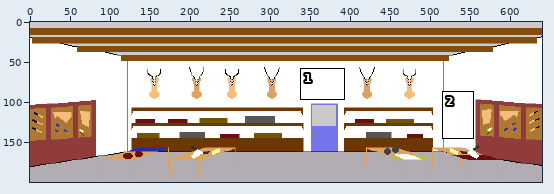
Two versions of one pixel-art file, Art/Aesprite Files/Rooms/Taxidermy WIP.ase. The first picture is a wide view before the edit; the outline marks the close-up.
Close-up. The starting point:
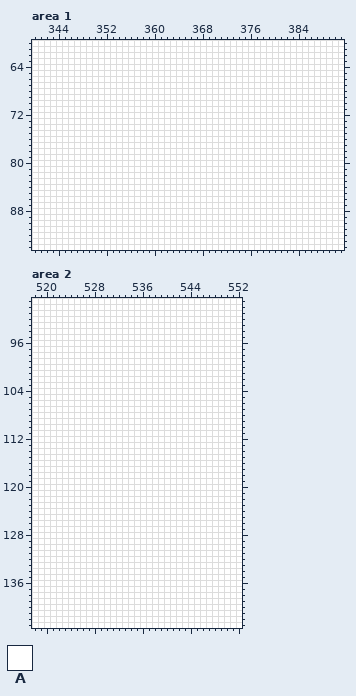
640x200 pixels, 1 frame. Colours within 5 levels of each other are drawn and written as one. Shown: area 1: x 340..391, y 60..94; area 2: x 518..552, y 89..143. The commit also changed other parts of the picture, which this record leaves out.
Visible layers, top first: "Bits and bobs", "Tables", "Office Door", "Shelves", "Ceiling", "Walls", "Floor", "Perspective Lines", "Background".
Palette (. is transparent): A #ffffff
Pixels before, area 1, first column x 340:
60 AAAAAAAAAAAAAAAAAAAAAAAAAAAAAAAAAAAAAAAAAAAAAAAAAAAA
61 AAAAAAAAAAAAAAAAAAAAAAAAAAAAAAAAAAAAAAAAAAAAAAAAAAAA
62 AAAAAAAAAAAAAAAAAAAAAAAAAAAAAAAAAAAAAAAAAAAAAAAAAAAA
63 AAAAAAAAAAAAAAAAAAAAAAAAAAAAAAAAAAAAAAAAAAAAAAAAAAAA
64 AAAAAAAAAAAAAAAAAAAAAAAAAAAAAAAAAAAAAAAAAAAAAAAAAAAA
65 AAAAAAAAAAAAAAAAAAAAAAAAAAAAAAAAAAAAAAAAAAAAAAAAAAAA
66 AAAAAAAAAAAAAAAAAAAAAAAAAAAAAAAAAAAAAAAAAAAAAAAAAAAA
67 AAAAAAAAAAAAAAAAAAAAAAAAAAAAAAAAAAAAAAAAAAAAAAAAAAAA
68 AAAAAAAAAAAAAAAAAAAAAAAAAAAAAAAAAAAAAAAAAAAAAAAAAAAA
69 AAAAAAAAAAAAAAAAAAAAAAAAAAAAAAAAAAAAAAAAAAAAAAAAAAAA
70 AAAAAAAAAAAAAAAAAAAAAAAAAAAAAAAAAAAAAAAAAAAAAAAAAAAA
71 AAAAAAAAAAAAAAAAAAAAAAAAAAAAAAAAAAAAAAAAAAAAAAAAAAAA
72 AAAAAAAAAAAAAAAAAAAAAAAAAAAAAAAAAAAAAAAAAAAAAAAAAAAA
73 AAAAAAAAAAAAAAAAAAAAAAAAAAAAAAAAAAAAAAAAAAAAAAAAAAAA
74 AAAAAAAAAAAAAAAAAAAAAAAAAAAAAAAAAAAAAAAAAAAAAAAAAAAA
75 AAAAAAAAAAAAAAAAAAAAAAAAAAAAAAAAAAAAAAAAAAAAAAAAAAAA
76 AAAAAAAAAAAAAAAAAAAAAAAAAAAAAAAAAAAAAAAAAAAAAAAAAAAA
77 AAAAAAAAAAAAAAAAAAAAAAAAAAAAAAAAAAAAAAAAAAAAAAAAAAAA
78 AAAAAAAAAAAAAAAAAAAAAAAAAAAAAAAAAAAAAAAAAAAAAAAAAAAA
79 AAAAAAAAAAAAAAAAAAAAAAAAAAAAAAAAAAAAAAAAAAAAAAAAAAAA
80 AAAAAAAAAAAAAAAAAAAAAAAAAAAAAAAAAAAAAAAAAAAAAAAAAAAA
81 AAAAAAAAAAAAAAAAAAAAAAAAAAAAAAAAAAAAAAAAAAAAAAAAAAAA
82 AAAAAAAAAAAAAAAAAAAAAAAAAAAAAAAAAAAAAAAAAAAAAAAAAAAA
83 AAAAAAAAAAAAAAAAAAAAAAAAAAAAAAAAAAAAAAAAAAAAAAAAAAAA
84 AAAAAAAAAAAAAAAAAAAAAAAAAAAAAAAAAAAAAAAAAAAAAAAAAAAA
85 AAAAAAAAAAAAAAAAAAAAAAAAAAAAAAAAAAAAAAAAAAAAAAAAAAAA
86 AAAAAAAAAAAAAAAAAAAAAAAAAAAAAAAAAAAAAAAAAAAAAAAAAAAA
87 AAAAAAAAAAAAAAAAAAAAAAAAAAAAAAAAAAAAAAAAAAAAAAAAAAAA
88 AAAAAAAAAAAAAAAAAAAAAAAAAAAAAAAAAAAAAAAAAAAAAAAAAAAA
89 AAAAAAAAAAAAAAAAAAAAAAAAAAAAAAAAAAAAAAAAAAAAAAAAAAAA
90 AAAAAAAAAAAAAAAAAAAAAAAAAAAAAAAAAAAAAAAAAAAAAAAAAAAA
91 AAAAAAAAAAAAAAAAAAAAAAAAAAAAAAAAAAAAAAAAAAAAAAAAAAAA
92 AAAAAAAAAAAAAAAAAAAAAAAAAAAAAAAAAAAAAAAAAAAAAAAAAAAA
93 AAAAAAAAAAAAAAAAAAAAAAAAAAAAAAAAAAAAAAAAAAAAAAAAAAAA
94 AAAAAAAAAAAAAAAAAAAAAAAAAAAAAAAAAAAAAAAAAAAAAAAAAAAA
Pixels before, area 2, first column x 518:
 89 AAAAAAAAAAAAAAAAAAAAAAAAAAAAAAAAAAA
 90 AAAAAAAAAAAAAAAAAAAAAAAAAAAAAAAAAAA
 91 AAAAAAAAAAAAAAAAAAAAAAAAAAAAAAAAAAA
 92 AAAAAAAAAAAAAAAAAAAAAAAAAAAAAAAAAAA
 93 AAAAAAAAAAAAAAAAAAAAAAAAAAAAAAAAAAA
 94 AAAAAAAAAAAAAAAAAAAAAAAAAAAAAAAAAAA
 95 AAAAAAAAAAAAAAAAAAAAAAAAAAAAAAAAAAA
 96 AAAAAAAAAAAAAAAAAAAAAAAAAAAAAAAAAAA
 97 AAAAAAAAAAAAAAAAAAAAAAAAAAAAAAAAAAA
 98 AAAAAAAAAAAAAAAAAAAAAAAAAAAAAAAAAAA
 99 AAAAAAAAAAAAAAAAAAAAAAAAAAAAAAAAAAA
100 AAAAAAAAAAAAAAAAAAAAAAAAAAAAAAAAAAA
101 AAAAAAAAAAAAAAAAAAAAAAAAAAAAAAAAAAA
102 AAAAAAAAAAAAAAAAAAAAAAAAAAAAAAAAAAA
103 AAAAAAAAAAAAAAAAAAAAAAAAAAAAAAAAAAA
104 AAAAAAAAAAAAAAAAAAAAAAAAAAAAAAAAAAA
105 AAAAAAAAAAAAAAAAAAAAAAAAAAAAAAAAAAA
106 AAAAAAAAAAAAAAAAAAAAAAAAAAAAAAAAAAA
107 AAAAAAAAAAAAAAAAAAAAAAAAAAAAAAAAAAA
108 AAAAAAAAAAAAAAAAAAAAAAAAAAAAAAAAAAA
109 AAAAAAAAAAAAAAAAAAAAAAAAAAAAAAAAAAA
110 AAAAAAAAAAAAAAAAAAAAAAAAAAAAAAAAAAA
111 AAAAAAAAAAAAAAAAAAAAAAAAAAAAAAAAAAA
112 AAAAAAAAAAAAAAAAAAAAAAAAAAAAAAAAAAA
113 AAAAAAAAAAAAAAAAAAAAAAAAAAAAAAAAAAA
114 AAAAAAAAAAAAAAAAAAAAAAAAAAAAAAAAAAA
115 AAAAAAAAAAAAAAAAAAAAAAAAAAAAAAAAAAA
116 AAAAAAAAAAAAAAAAAAAAAAAAAAAAAAAAAAA
117 AAAAAAAAAAAAAAAAAAAAAAAAAAAAAAAAAAA
118 AAAAAAAAAAAAAAAAAAAAAAAAAAAAAAAAAAA
119 AAAAAAAAAAAAAAAAAAAAAAAAAAAAAAAAAAA
120 AAAAAAAAAAAAAAAAAAAAAAAAAAAAAAAAAAA
121 AAAAAAAAAAAAAAAAAAAAAAAAAAAAAAAAAAA
122 AAAAAAAAAAAAAAAAAAAAAAAAAAAAAAAAAAA
123 AAAAAAAAAAAAAAAAAAAAAAAAAAAAAAAAAAA
124 AAAAAAAAAAAAAAAAAAAAAAAAAAAAAAAAAAA
125 AAAAAAAAAAAAAAAAAAAAAAAAAAAAAAAAAAA
126 AAAAAAAAAAAAAAAAAAAAAAAAAAAAAAAAAAA
127 AAAAAAAAAAAAAAAAAAAAAAAAAAAAAAAAAAA
128 AAAAAAAAAAAAAAAAAAAAAAAAAAAAAAAAAAA
129 AAAAAAAAAAAAAAAAAAAAAAAAAAAAAAAAAAA
130 AAAAAAAAAAAAAAAAAAAAAAAAAAAAAAAAAAA
131 AAAAAAAAAAAAAAAAAAAAAAAAAAAAAAAAAAA
132 AAAAAAAAAAAAAAAAAAAAAAAAAAAAAAAAAAA
133 AAAAAAAAAAAAAAAAAAAAAAAAAAAAAAAAAAA
134 AAAAAAAAAAAAAAAAAAAAAAAAAAAAAAAAAAA
135 AAAAAAAAAAAAAAAAAAAAAAAAAAAAAAAAAAA
136 AAAAAAAAAAAAAAAAAAAAAAAAAAAAAAAAAAA
137 AAAAAAAAAAAAAAAAAAAAAAAAAAAAAAAAAAA
138 AAAAAAAAAAAAAAAAAAAAAAAAAAAAAAAAAAA
139 AAAAAAAAAAAAAAAAAAAAAAAAAAAAAAAAAAA
140 AAAAAAAAAAAAAAAAAAAAAAAAAAAAAAAAAAA
141 AAAAAAAAAAAAAAAAAAAAAAAAAAAAAAAAAAA
142 AAAAAAAAAAAAAAAAAAAAAAAAAAAAAAAAAAA
143 AAAAAAAAAAAAAAAAAAAAAAAAAAAAAAAAAAA
Once edited:
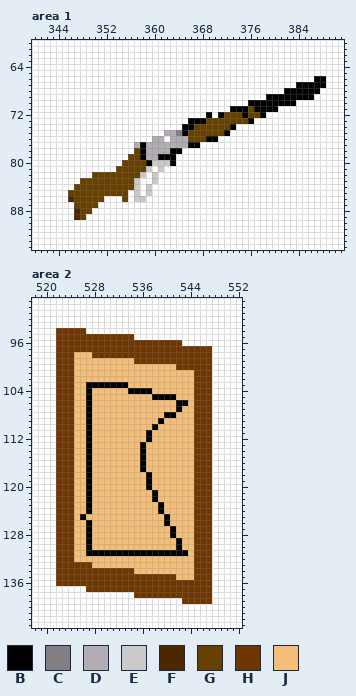
Colours new in this view: B #000000  C #847e85  D #b2acb3  E #cacaca  F #4b2800  G #654000  H #6e3600  J #f3be79
Commit: Added some more bits and bobs to fill the walls
Edits made:
Changed rows in their new state; - is an unchanged pixel.
Area 1, layer "Bits and bobs":
first column x 346:
66 -----------------------------------------BB
67 --------------------------------------BBBBB
68 ------------------------------------BBBBBB-
69 ---------------------------------BBBBBBBB--
70 ------------------------------BBBBBBBB-----
71 ---------------------------BBBGBBBB--------
72 -----------------------B-BGGGBGGB----------
73 --------------------BBBGGGGGGGB------------
74 -------------------BBGGGGGGB---------------
75 ----------------DDCBGGGGGGB----------------
76 --------------DD-DDDGGGBB------------------
77 -----------DBDDDDDDDBB---------------------
78 -----------GBDDDDBB------------------------
79 ----------GGBDDBBB-------------------------
80 ---------GGGGBEEEB-------------------------
81 --------GGGGGE-E---------------------------
82 ----GGGGGGGGE-E----------------------------
83 --GGGGGGGGGE--E----------------------------
84 -GGGGGGGGGGE-E-----------------------------
85 GGGGGGGGGG-E-E-----------------------------
86 FGGGGG---G-EE------------------------------
87 -GGGG--------------------------------------
88 -FGG---------------------------------------
89 -FG----------------------------------------
Area 2, layer "Bits and bobs":
first column x 522:
 94 HHHHH---------------------
 95 HHHHHHHHHHHHH-------------
 96 HHHHHHHHHHHHHHHHHHHHH-----
 97 HHHHHHHHHHHHHHHHHHHHHHHHHH
 98 HHHJJJHHHHHHHHHHHHHHHHHHHH
 99 HHHJJJJJJJJJJHHHHHHHHHHHHH
100 HHHJJJJJJJJJJJJJJJJJHHHHHH
101 HHHJJJJJJJJJJJJJJJJJJJJHHH
102 HHHJJJJJJJJJJJJJJJJJJJJHHH
103 HHHJJBBBBBBBJJJJJJJJJJJHHH
104 HHHJJBJJJJJJBBBBJJJJJJJHHH
105 HHHJJBJJJJJJJJJJBBBBJJJHHH
106 HHHJJBJJJJJJJJJJJJJJBBJHHH
107 HHHJJBJJJJJJJJJJJJJJBJJHHH
108 HHHJJBJJJJJJJJJJJJBBJJJHHH
109 HHHJJBJJJJJJJJJJJBJJJJJHHH
110 HHHJJBJJJJJJJJJJBJJJJJJHHH
111 HHHJJBJJJJJJJJJBJJJJJJJHHH
112 HHHJJBJJJJJJJJJBJJJJJJJHHH
113 HHHJJBJJJJJJJJBJJJJJJJJHHH
114 HHHJJBJJJJJJJJBJJJJJJJJHHH
115 HHHJJBJJJJJJJJBJJJJJJJJHHH
116 HHHJJBJJJJJJJJBJJJJJJJJHHH
117 HHHJJBJJJJJJJJBJJJJJJJJHHH
118 HHHJJBJJJJJJJJJBJJJJJJJHHH
119 HHHJJBJJJJJJJJJBJJJJJJJHHH
120 HHHJJBJJJJJJJJJBJJJJJJJHHH
121 HHHJJBJJJJJJJJJJBJJJJJJHHH
122 HHHJJBJJJJJJJJJJBJJJJJJHHH
123 HHHJJBJJJJJJJJJJJBJJJJJHHH
124 HHHJJBJJJJJJJJJJJBJJJJJHHH
125 HHHJBJJJJJJJJJJJJJBJJJJHHH
126 HHHJJBJJJJJJJJJJJJBJJJJHHH
127 HHHJJBJJJJJJJJJJJJJBJJJHHH
128 HHHJJBJJJJJJJJJJJJJBJJJHHH
129 HHHJJBJJJJJJJJJJJJJJBJJHHH
130 HHHJJBJJJJJJJJJJJJJJBJJHHH
131 HHHJJBBBBBBBBBBBBBBBBBJHHH
132 HHHJJJJJJJJJJJJJJJJJJJJHHH
133 HHHHHHJJJJJJJJJJJJJJJJJHHH
134 HHHHHHHHHHHHHJJJJJJJJJJHHH
135 HHHHHHHHHHHHHHHHHHHHJJJHHH
136 HHHHHHHHHHHHHHHHHHHHHHHHHH
137 -----HHHHHHHHHHHHHHHHHHHHH
138 -------------HHHHHHHHHHHHH
139 ---------------------HHHHH
Where, in picture pixels (left, top, right, bottom), the same in both close-ups:
changed: (68, 76, 326, 220)
changed: (56, 328, 212, 604)
